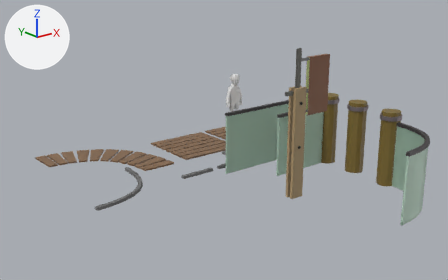
Two versions of the Blender file Assets/_Game/Models/Log_Fence.blend, one commit apart.
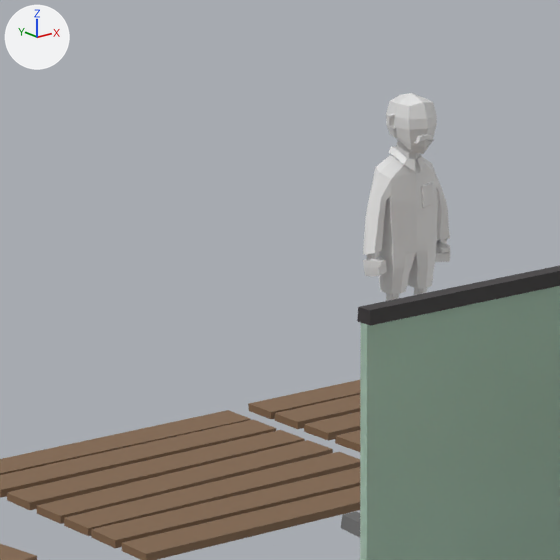
Each version appears first whole from a camera (50 mm lens) standing at (-13.23, -16.33, 6.08) and looking at (0.22, 0.49, -0.65), and next in a close-up on the part from 36% to 59% of the width and 20% to 57% of the height. Arrows for +X, +Y and +Z are at upper left; the lights stay in place.

Names of what the first close-up shows: 'Fence_Log_3m', 'Fence_Log_3m_Glass.001', 'Path_Plank_2x2', 'Path_Plank_2x2.001', 'zookeeperM'.
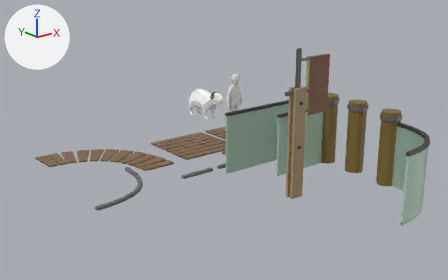
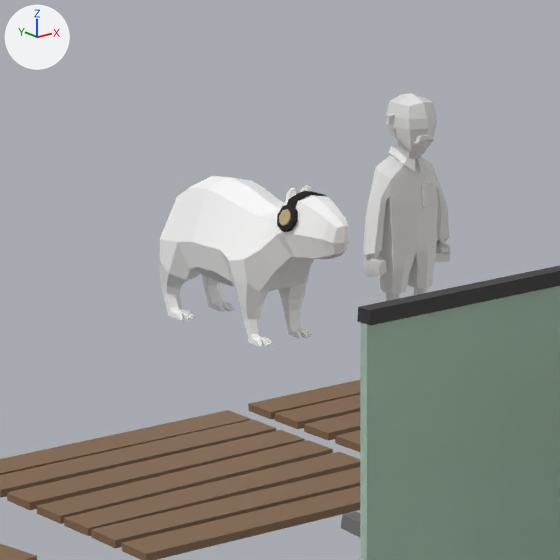
Commit message: New headphone hat model for Capy

Edits to the scene script, one JSON object a line:
```json
{"op": "add", "block": "mat_capheads", "code": ["mat_capheads = principled_material('CapHeads')", "mat_capheads.base_color = (0.538, 0.42, 0.236)  # beige #c2ad85", "mat_capheads.specular_ior_level = 0.0"]}
{"op": "add", "block": "mat_headphonebase", "code": ["mat_headphonebase = principled_material('HeadphoneBase')", "mat_headphonebase.base_color = (0.0311, 0.0285, 0.0271)  # black #312f2e", "mat_headphonebase.specular_ior_level = 0.0"]}
{"op": "add", "block": "mat_cups", "code": ["mat_cups = principled_material('Cups')", "mat_cups.base_color = (0.0352, 0.0326, 0.0326)  # black #353333", "mat_cups.specular_ior_level = 0.0"]}
{"op": "add", "block": "mat_capybara_capybara_mat1", "code": ["mat_capybara_capybara_mat1 = principled_material('Capybara:Capybara_mat1')", "mat_capybara_capybara_mat1.base_color = (1.0, 1.0, 1.0)  # white #ffffff", "mat_capybara_capybara_mat1.roughness = 0.553"]}
{"op": "add", "block": "me_cylinder_004", "code": ["me_cylinder_004 = bpy.data.meshes.new('Cylinder.004')", "me_cylinder_004.from_pydata(...)  # 108 vertices, 94 faces; spans x -0.172..0.19, y -0.111..0.111, z -0.279..0.22", "# faces by material slot: [44, 32, 18]", "me_cylinder_004.materials.append(mat_headphonebase)  # black #312f2e", "me_cylinder_004.materials.append(mat_cups)  # black #353333", "me_cylinder_004.materials.append(mat_capheads)  # beige #c2ad85"]}
{"op": "add", "block": "me_mesh", "code": ["me_mesh = bpy.data.meshes.new('Mesh')", "me_mesh.from_pydata(...)  # 370 vertices, 374 faces; spans x -1.01..1.01, y 0.3..4.66, z -3.58..3.57", "me_mesh.materials.append(mat_capybara_capybara_mat1)  # its picture is missing"]}
{"op": "add", "block": "ob_hat_headphones", "code": ["ob_hat_headphones = bpy.data.objects.new('Hat_Headphones', me_cylinder_004)", "ob_hat_headphones.location = (0.0, 0.0, 0.0)", "ob_hat_headphones.delta_location = (-0.00151, 0.66, 0.997)", "ob_hat_headphones.delta_rotation_euler = (-0.0405, 1.23, -0.0423)", "ob_hat_headphones.delta_scale = (0.832, 0.832, 0.832)"]}
{"op": "add", "block": "ob_capybara_capybara_mesh", "code": ["ob_capybara_capybara_mesh = bpy.data.objects.new('Capybara:Capybara_mesh', me_mesh)", "ob_capybara_capybara_mesh.location = (0.0, 1.169, -0.003)", "ob_capybara_capybara_mesh.rotation_euler = (1.571, 0.0, 0.0)  # degrees (90, 0, 0)", "ob_capybara_capybara_mesh.scale = (0.317, 0.25, 0.25)"]}
```

Pixel boxes (x1, y1, x2, y2) of what changed, in the close-ups (560 x 560 px):
```json
{"object": "Capybara:Capybara_mesh", "change": "added", "after": [160, 176, 349, 347]}
{"object": "Hat_Headphones", "change": "added", "after": [277, 191, 326, 232], "faces in mat_cups (black #353333)": [277, 204, 298, 232], "faces in mat_headphonebase (black #312f2e)": [287, 191, 326, 208], "faces in mat_capheads (beige #c2ad85)": [279, 209, 291, 226]}
```
